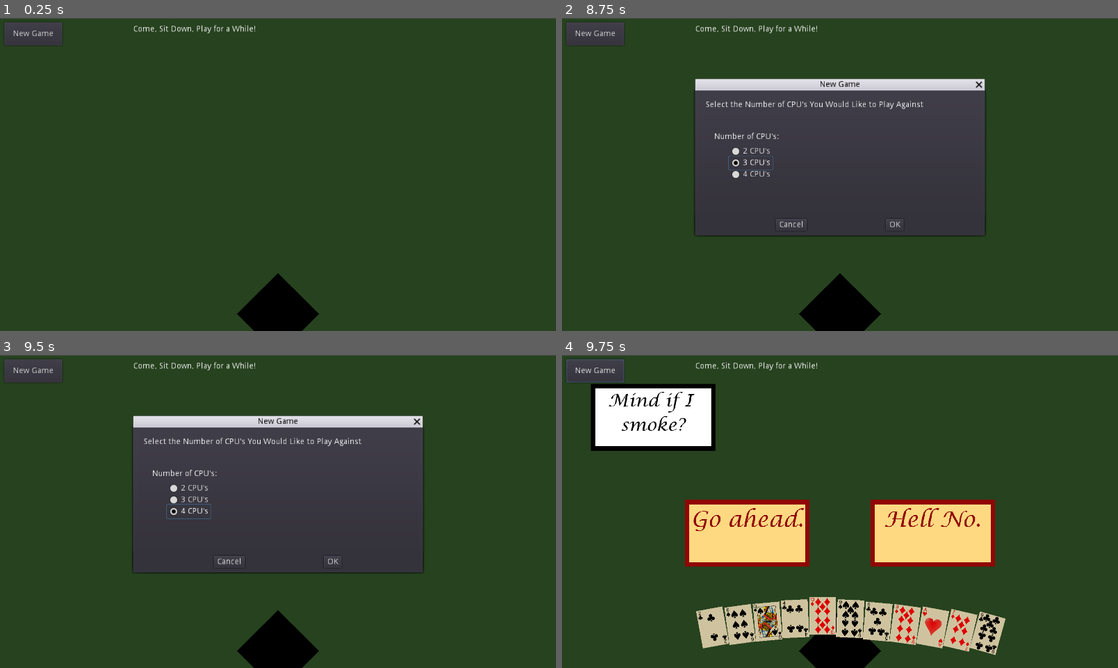
Above: before the commit, frames 1-4 (two rows, left to right).
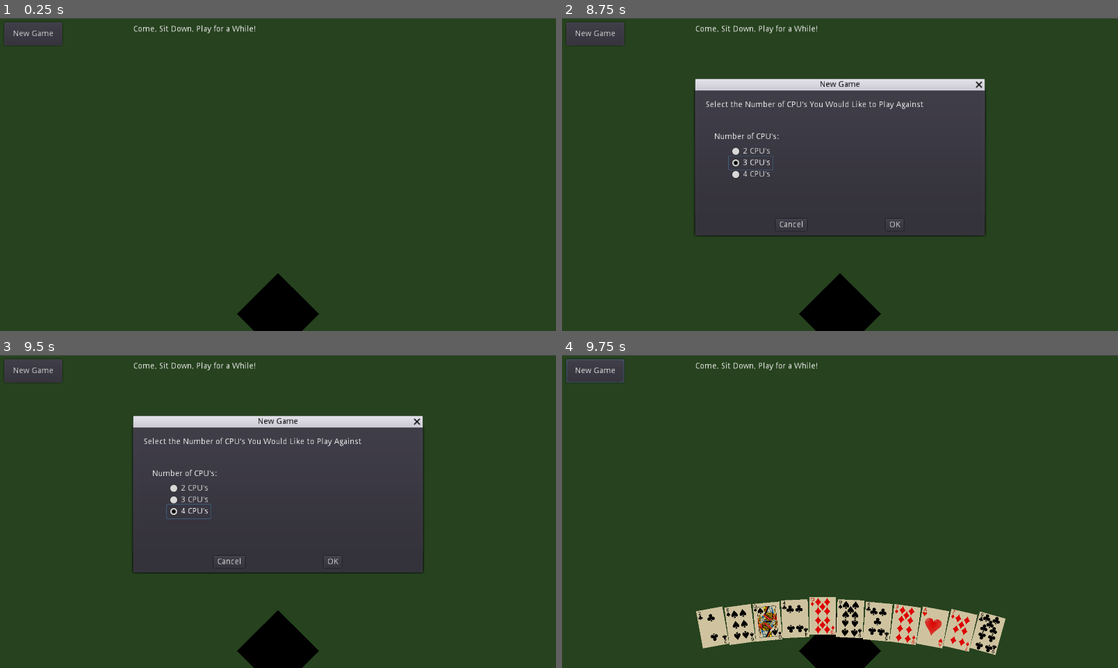
Above: after the commit, the same moments.

Repository: rjrubalcava/CowboyNoir
Game: Godot game, scene res://Scenes/MainScene.tscn
Two runs of this game, one before a commit and one after it. Both use one fixed random seed, a clock stepped at 60 frames per second and the inputs below.
Inputs (mouse positions are in pixels of both pictures, inside the frame that each line leads up to):
- Up to frame 1 (0.25 s): no input
- Up to frame 2 (8.75 s): click "New Game" at 0.5 s; click "New Game" at 1.25 s; click "OK" at 2 s; click "New Game" at 2.75 s; click "OK" at 3.5 s; tap Enter at 4.25 s; move the mouse to (962, 158) at 4.27 s; click (962, 158) at 4.42 s; click "2 CPU's" at 5 s; click "3 CPU's" at 5.75 s; click "4 CPU's" at 6.5 s; click "2 CPU's" at 7.25 s; click "3 CPU's" at 8 s
- Up to frame 3 (9.5 s): click "4 CPU's" at 8.75 s
- Up to frame 4 (9.75 s): click "OK" at 9.5 s

Frames 1-3 are identical in both runs. In frame 4, 14% of the frame differs, in the area x 5-78%, y 9-68%.
Error before the commit: Invalid operands 'Nil' and 'int' in operator '+'. (res://Scripts/MainScene.gd:126)
Error after the commit: Invalid operands 'Nil' and 'int' in operator '+'. (res://Scripts/MainScene.gd:121)

Commit message:
Revert "Merge branch 'dialogue'"
This reverts commit 311e6fa1449f308b4683cb974ee879ee4c488f4b, reversing
changes made to c8c4697bb40496eb491c5c6008a57721b1c6c19d.

Diff:
--- a/Scenes/DialogueBox.tscn
+++ /dev/null
@@ -1,36 +0,0 @@
-[gd_scene load_steps=3 format=2]
-
-[ext_resource path="res://Assets/Fonts/LCALLIG.TTF" type="DynamicFontData" id=1]
-
-[sub_resource type="DynamicFont" id=1]
-size = 70
-font_data = ExtResource( 1 )
-
-[node name="DialogueBox" type="Control"]
-margin_right = 430.0
-margin_bottom = 230.0
-__meta__ = {
-"_edit_group_": true
-}
-
-[node name="OutlineColor" type="ColorRect" parent="."]
-margin_right = 430.0
-margin_bottom = 230.0
-color = Color( 0, 0, 0, 1 )
-
-[node name="FillColor" type="ColorRect" parent="."]
-margin_left = 15.0
-margin_top = 15.0
-margin_right = 415.0
-margin_bottom = 215.0
-
-[node name="Text" type="RichTextLabel" parent="."]
-margin_left = 15.0
-margin_top = 15.0
-margin_right = 415.0
-margin_bottom = 215.0
-custom_colors/default_color = Color( 0, 0, 0, 1 )
-custom_fonts/normal_font = SubResource( 1 )
-bbcode_enabled = true
-bbcode_text = "[center]default bbcode [/center]"
-text = "default bbcode "
--- a/Scenes/DialogueOption.tscn
+++ /dev/null
@@ -1,43 +0,0 @@
-[gd_scene load_steps=4 format=2]
-
-[ext_resource path="res://Assets/Fonts/LCALLIG.TTF" type="DynamicFontData" id=1]
-[ext_resource path="res://Scripts/DialogueOption.gd" type="Script" id=2]
-
-[sub_resource type="DynamicFont" id=1]
-size = 70
-font_data = ExtResource( 1 )
-
-[node name="DialogueOption" type="Control"]
-anchor_right = 1.0
-anchor_bottom = 1.0
-script = ExtResource( 2 )
-
-[node name="OutlineColor" type="ColorRect" parent="."]
-margin_right = 430.0
-margin_bottom = 230.0
-color = Color( 0.572549, 0.027451, 0.027451, 1 )
-
-[node name="FillColor" type="ColorRect" parent="."]
-margin_left = 15.0
-margin_top = 15.0
-margin_right = 415.0
-margin_bottom = 215.0
-color = Color( 1, 0.854902, 0.509804, 1 )
-
-[node name="Text" type="RichTextLabel" parent="."]
-margin_left = 15.0
-margin_top = 15.0
-margin_right = 415.0
-margin_bottom = 215.0
-custom_colors/default_color = Color( 0.572549, 0.027451, 0.027451, 1 )
-custom_fonts/normal_font = SubResource( 1 )
-bbcode_enabled = true
-bbcode_text = "[center]default bbcode [/center]"
-text = "default bbcode "
-
-[node name="Button" type="Button" parent="."]
-self_modulate = Color( 1, 1, 1, 0 )
-margin_right = 430.0
-margin_bottom = 230.0
-
-[connection signal="pressed" from="Button" to="." method="_on_Button_pressed"]
--- a/Scripts/DialogueOption.gd
+++ /dev/null
@@ -1,14 +0,0 @@
-extends Control
-# Reference: I found the means of making the button invisible but still interactable here:
-# https://godotengine.org/qa/111711/how-to-make-an-button-invisible
-
-var outcome = -1
-
-# Called when the node enters the scene tree for the first time.
-func _ready():
-	pass # Replace with function body.
-
-# Called when button is clicked. Scene is instanced and then immediately provided an outcome,
-# so initial error value of -1 should not be reached
-func _on_Button_pressed():
-	Global.playDialogue(outcome)
--- a/Scripts/Global.gd
+++ b/Scripts/Global.gd
@@ -1,10 +1,10 @@
 extends Node2D
 
 
-# General vars
+#VARIABLES
 var rng
 
-# Bluff vars
+
 var m_parent = null
 var m_numOfCPUs = null
 
@@ -26,14 +26,6 @@
 var cpuFourHand = null
 var centerHand = null
 
-# Dialogue vars
-onready var dialogueBox = preload("res://Scenes/DialogueBox.tscn")
-onready var dialogueOption = preload("res://Scenes/DialogueOption.tscn")
-var character_dialogue_dict = {}
-var player_dialogue_dict = {}
-var current_prompt = null
-var current_options = []
-
 
 # Called when the node enters the scene tree for the first time.
 func _ready():
@@ -52,7 +44,6 @@
 	cpuThreeHand = []
 	cpuFourHand = []
 	centerHand = []
-	init_dialogue()
 
 	if(m_numOfCPUs == 2):
 		for x in 17:
@@ -106,76 +97,9 @@
 	return tempCard
 
 
-func newNode(node, location, parent, scaleMult):
+func newNode(node, location, _parent, scaleMult):
 	var newNode = node.instance()
-	parent.add_child(newNode)
+	_parent.add_child(newNode)
 	newNode.global_position = location
 	newNode.scale *= scaleMult
 	return newNode
-
-func init_dialogue():
-	character_dialogue_dict[0] = ["Mind if I smoke?", [0,1]]
-	character_dialogue_dict[1] = ["Mm.", [2,3]]
-	character_dialogue_dict[2] = ["Fine then.", [2,3]]
-	character_dialogue_dict[3] = ["Only when I'm with someone I can't stand.", [3]]
-	character_dialogue_dict[4] = ["And?", [4]]
-
-	player_dialogue_dict[0] = ["Go ahead.", 1]
-	player_dialogue_dict[1] = ["Hell No.", 2]
-	player_dialogue_dict[2] = ["You smoke often?", 3]
-	player_dialogue_dict[3] = ["I have a few questions.", 4]
-
-func playDialogue(key):
-	# Erase old prompt
-	if current_prompt != null:
-		current_prompt.queue_free()
-	# Erase old options
-	while not(current_options.empty()):
-		var prompt = current_options.pop_front()
-		prompt.queue_free()
-	# Lookup prompt string
-	var prompt_text = Global.character_dialogue_dict[key][0]
-	var prompt_size = len(prompt_text)
-	# Lookup options key array
-	var options = Global.character_dialogue_dict[key][1]
-	# Create visual prompt
-	current_prompt = dialogueBox.instance()
-	current_prompt.rect_position = Vector2(100, 100)
-	current_prompt.get_node("Text").bbcode_text = "[center]" + prompt_text + "[/center]"
-	# Reference for updating font size at runtime:
-	# https://godotengine.org/qa/42430/changing-font-size-of-theme-or-control-at-runtime
-	var font = current_prompt.get_node("Text").get_font("normal_font", "")
-	if prompt_size < 10:
-		font.size = 75
-	elif prompt_size < 20:
-		font.size = 60
-	else:
-		font.size = 45
-	current_prompt.get_node("Text").add_font_override("normal_font", font)
-	get_tree().get_root().add_child(current_prompt) # adding to main
-	# Create visual options
-	var num_options = len(options)
-	for i in num_options:
-		# Lookup option string
-		var option_text = Global.player_dialogue_dict[options[i]][0]
-		var option_size = len(option_text)
-		# Lookup prompts key (option outcomes)
-		var prompt = Global.player_dialogue_dict[options[i]][1]
-		# Create visual prompt
-		var new_option = dialogueOption.instance()
-		new_option.rect_position = Vector2((1920/(1 + num_options))*(i + 1) - 215, 500)
-		new_option.get_node("Text").bbcode_text = "[center]" + option_text + "[/center]"
-		# Update font size to fit box as needed
-		font = new_option.get_node("Text").get_font("normal_font", "")
-		if option_size < 10:
-			font.size = 75
-		elif option_size < 20:
-			font.size = 60
-		else:
-			font.size = 45
-		new_option.get_node("Text").add_font_override("normal_font", font)
-		new_option.outcome = prompt # here we assign the outcome to be triggered on button press
-		print(prompt)
-		print(new_option.outcome)
-		current_options.append(new_option)
-		get_tree().get_root().add_child(new_option) # adding to main
--- a/Scripts/MainScene.gd
+++ b/Scripts/MainScene.gd
@@ -11,7 +11,6 @@
 
 
 onready var card = preload("res://Scenes/Card.tscn")
-
 onready var c1 = preload("res://Assets/Cards/Clubs/c1.png")
 onready var c2 = preload("res://Assets/Cards/Clubs/c2.png")
 onready var c3 = preload("res://Assets/Cards/Clubs/c3.png")
@@ -95,14 +94,10 @@
 			tempNode.texture = get(Global.playerHand[x])
 			tempNode.scale *=.40
 			tempNode.rotation = float((handSize - x) / (2 * handSize))
-	# begin dialogue
-	Global.playDialogue(0)
 
 
 	while noWinner:
 		noWinner = false
-
-
 
 
 
Binary file removed: Assets/Fonts/LCALLIG.TTF
